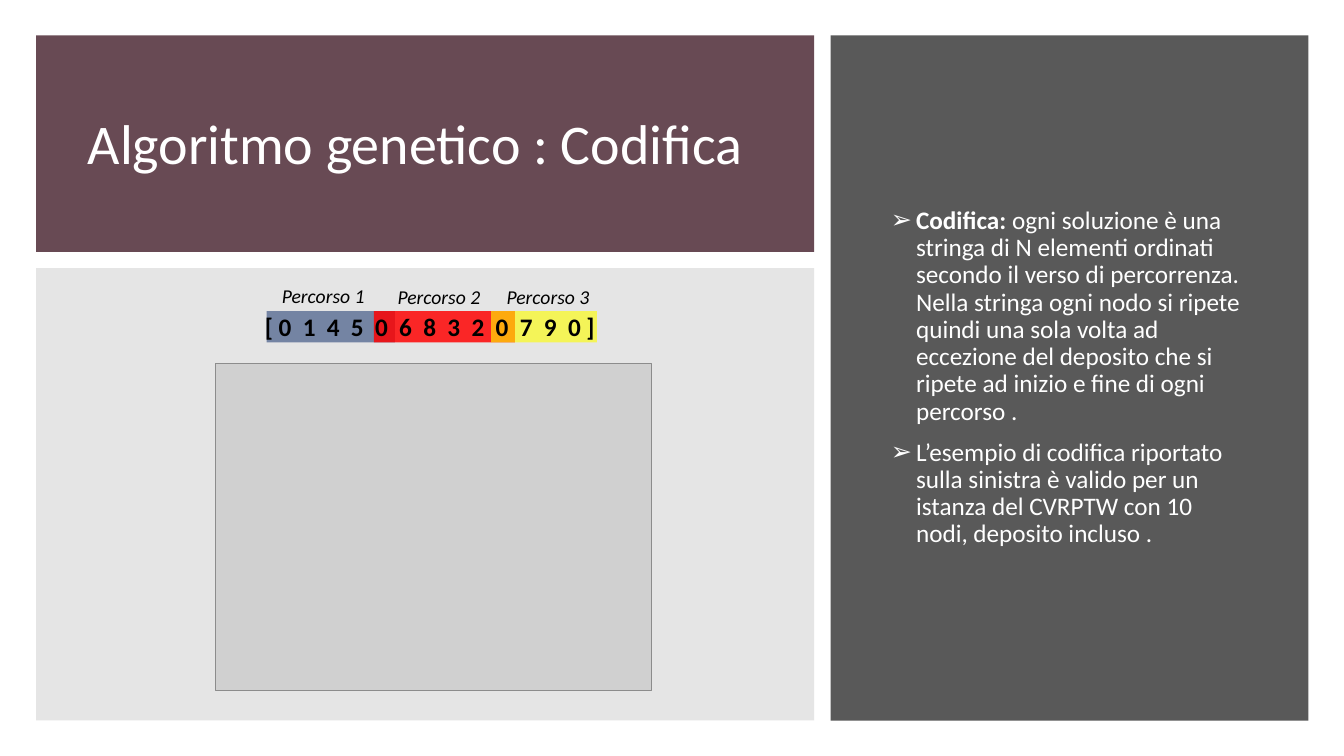
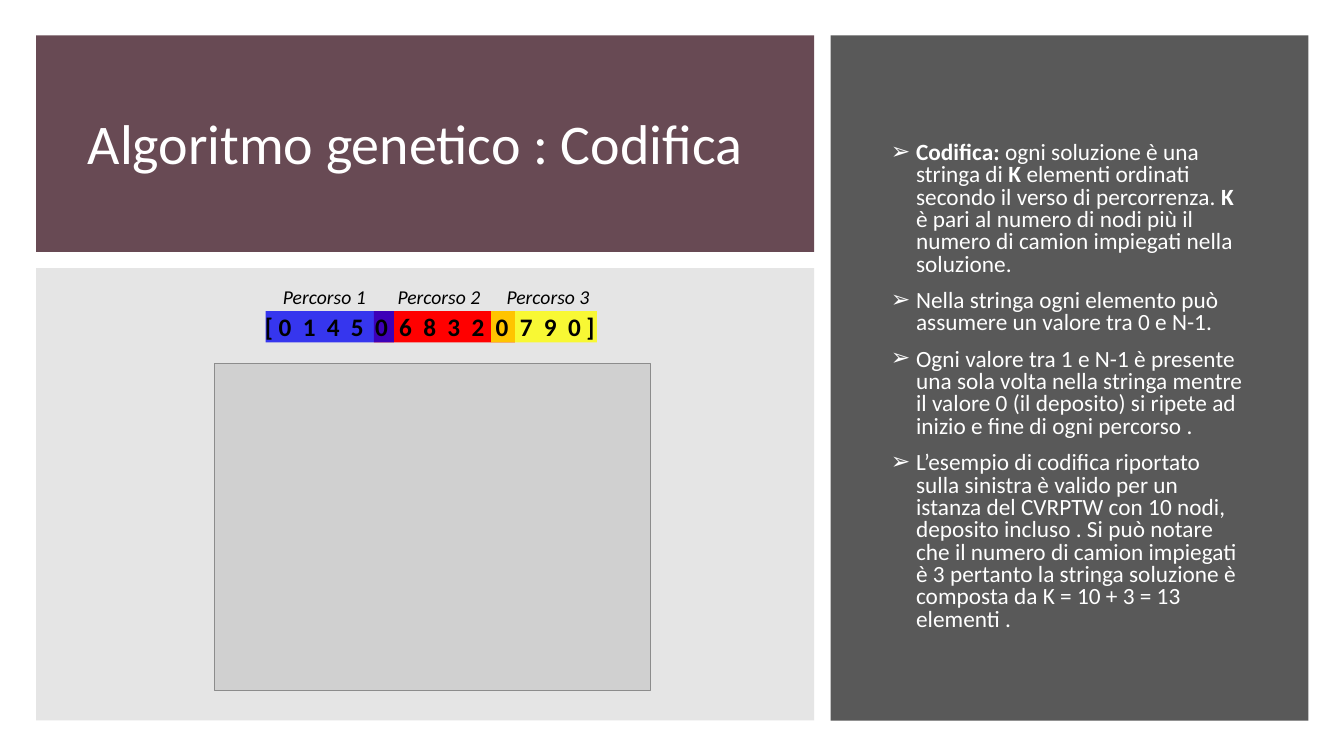
Before and after one commit to gdr-98/Greedy-heuristics-and-genetic-algorithm-for-a-CVRPTW-problem-resolution-, a slide deck: slide 8 of Power_point_nik.pptx (slide 5 before the commit). Drawn at 1344x756 pixels with LibreOffice and Linux fonts; fonts in the diff are those of the drawing; grey boxes stand for pictures. Boxes give left, top, right and bottom in pixels: in the first picture for what was removed or moved away, otherwise in the second. Text is boxed around its words. In the diff, an @@ line names an element or a change of style, - is before the commit and + after.

```diff
--- a/Power_point_nik.pptx
+++ b/Power_point_nik.pptx
@@ text at [916,143,1242,627]: text changed; size 18 to 16.6 pt @@
-➢ Codifica: ogni soluzione è una stringa di N elementi ordinati secondo il verso di percorrenza. Nella stringa ogni nodo si ripete quindi una sola volta ad eccezione del deposito che si ripete ad inizio e fine di ogni percorso .
-➢ L’esempio di codifica riportato sulla sinistra è valido per un istanza del CVRPTW con 10 nodi, deposito incluso .
+➢ Codifica: ogni soluzione è una stringa di K elementi ordinati secondo il verso di percorrenza. K è pari al numero di nodi più il numero di camion impiegati nella soluzione.
+➢ Nella stringa ogni elemento può assumere un valore tra 0 e N-1.
+➢ Ogni valore tra 1 e N-1 è presente una sola volta nella stringa mentre il valore 0 (il deposito) si ripete ad inizio e fine di ogni percorso .
+➢ L’esempio di codifica riportato sulla sinistra è valido per un istanza del CVRPTW con 10 nodi, deposito incluso . Si può notare che il numero di camion impiegati è 3 pertanto la stringa soluzione è composta da K = 10 + 3 = 13 elementi .
@@ rectangle at [266,312,394,343]: fill #002060 at 49% opacity to #0000F2 at 76% opacity @@
@@ rectangle at [374,312,515,343]: fill #FF0000 at 83% opacity to #FF0000 @@
@@ rectangle at [491,312,597,343]: fill #FFFF00 at 61% opacity to #FFFF00 at 77% opacity @@
```
Also in this commit, not shown: 14 other slides changed, 7 slides added, 3 slides removed.
